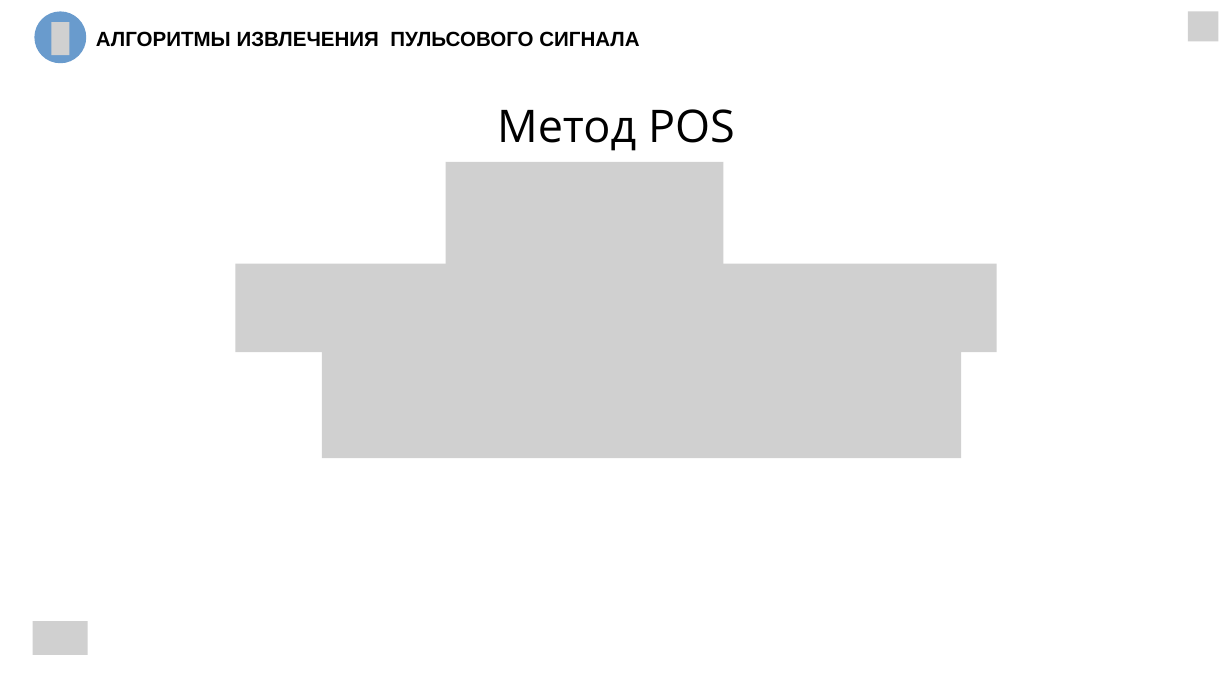
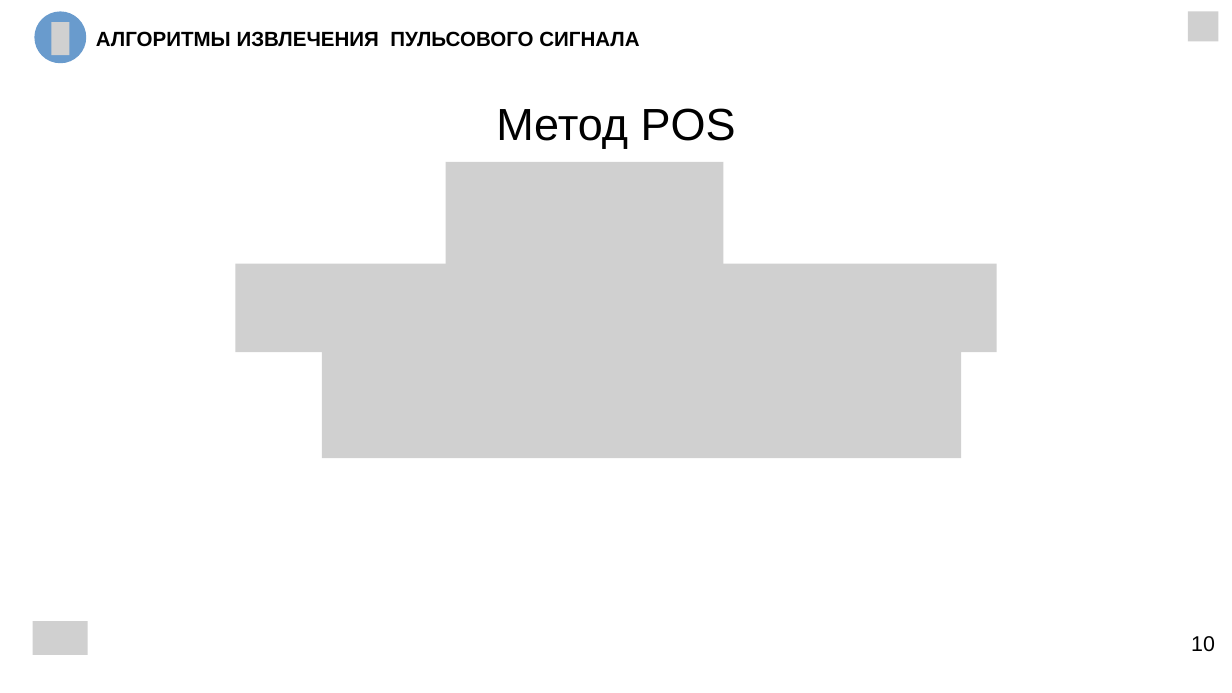
Before and after one commit to ByterGame/Coursework2026, a slide deck: slide 10 of Pyrkov.pptx. Drawn at 1232x693 pixels with LibreOffice and Linux fonts; fonts in the diff are those of the drawing; grey boxes stand for pictures. Boxes give left, top, right and bottom in pixels: in the first picture for what was removed or moved away, otherwise in the second. Text is boxed around its words. In the diff, an @@ line names an element or a change of style, - is before the commit and + after.

```diff
--- a/Pyrkov.pptx
+++ b/Pyrkov.pptx
@@ text "Метод POS" at [496,108,736,149]: font Open Sans to Arial @@
@@ text added at [1191,636,1215,652], 25 pt, text #000000 @@
+10
```
Also in this commit, not shown: 12 other slides changed.
